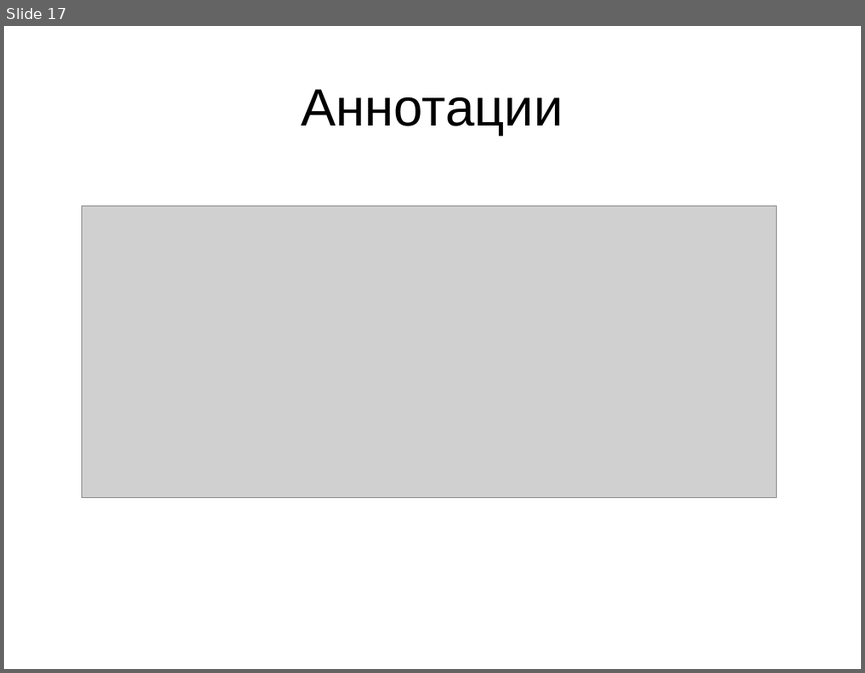
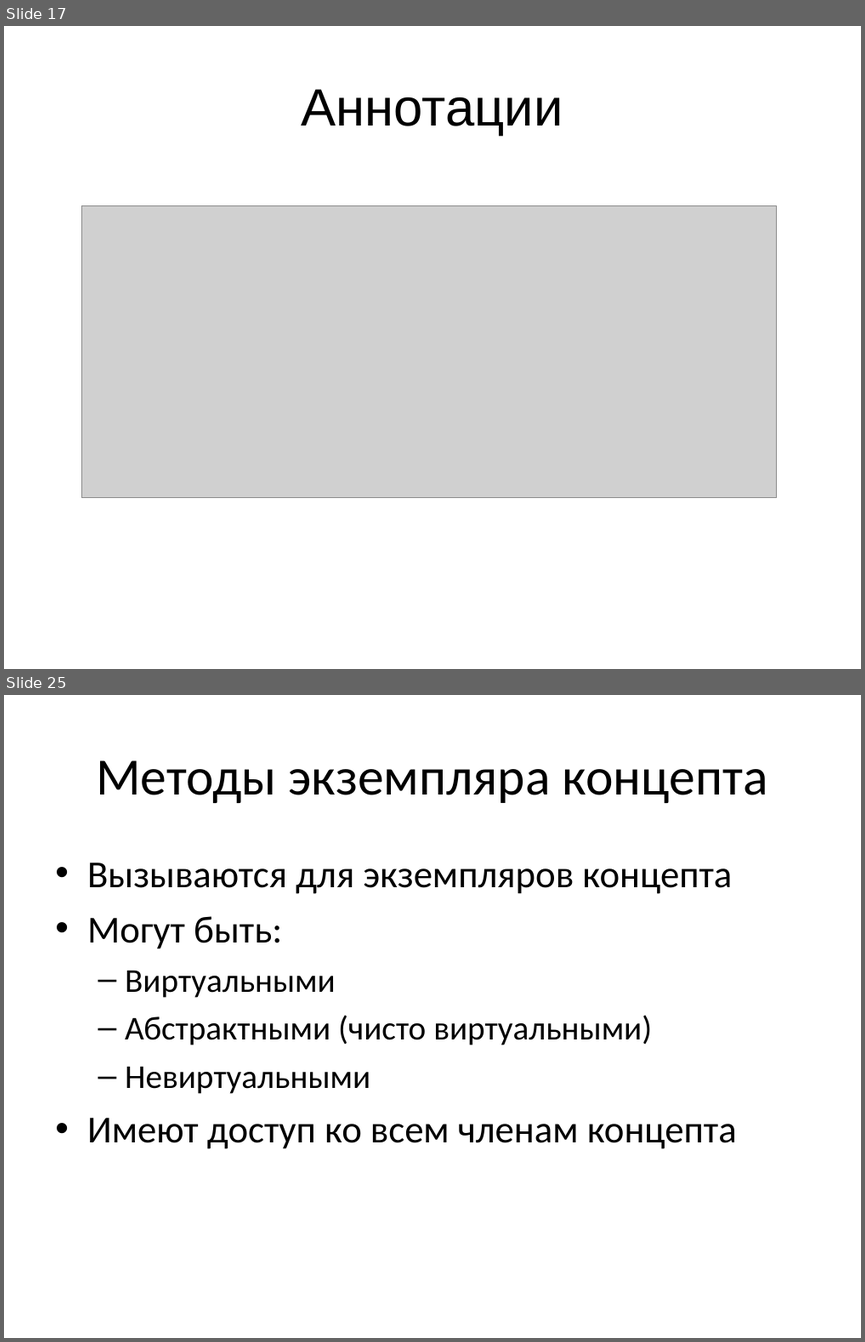
Before and after one commit to mazine/umk, a slide deck: presentations/mps-structure.ppt. Shown one above the other, each under a label of ours: slide 17 before the commit, slides 17 and 25 after it; the slides between them are not shown. The pictures are 865x673 and 865x1342 pixels, drawn with LibreOffice and Linux fonts; fonts in the diff are those of the drawing; grey boxes stand for pictures. Boxes give left, top, right and bottom in pixels: in the first picture for what was removed or moved away, otherwise in the second. Text is boxed around its words. In the diff, an @@ line names an element or a change of style, - is before the commit and + after.

```diff
--- a/presentations/mps-structure.ppt
+++ b/presentations/mps-structure.ppt
@@ slide 25 added at (x1=4, y1=695, x2=861, y2=1338), background #FFFFFF @@
@@ title added at (x1=96, y1=760, x2=768, y2=803), 44 pt, text #000000 @@
+Методы экземпляра концепта
@@ text added at (x1=87, y1=862, x2=737, y2=1149), 32 pt, text #000000 @@
+• Вызываются для экземпляров концепта
+• Могут быть:
+  – Виртуальными
+  – Абстрактными (чисто виртуальными)
+  – Невиртуальными
+• Имеют доступ ко всем членам концепта
```
Also in this commit, not shown: 10 other slides added.
